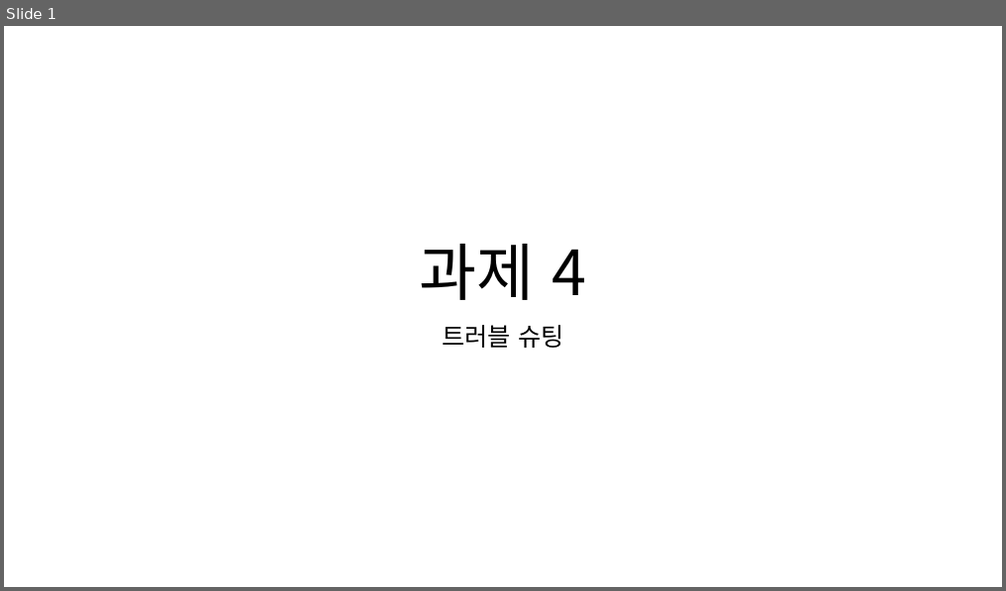
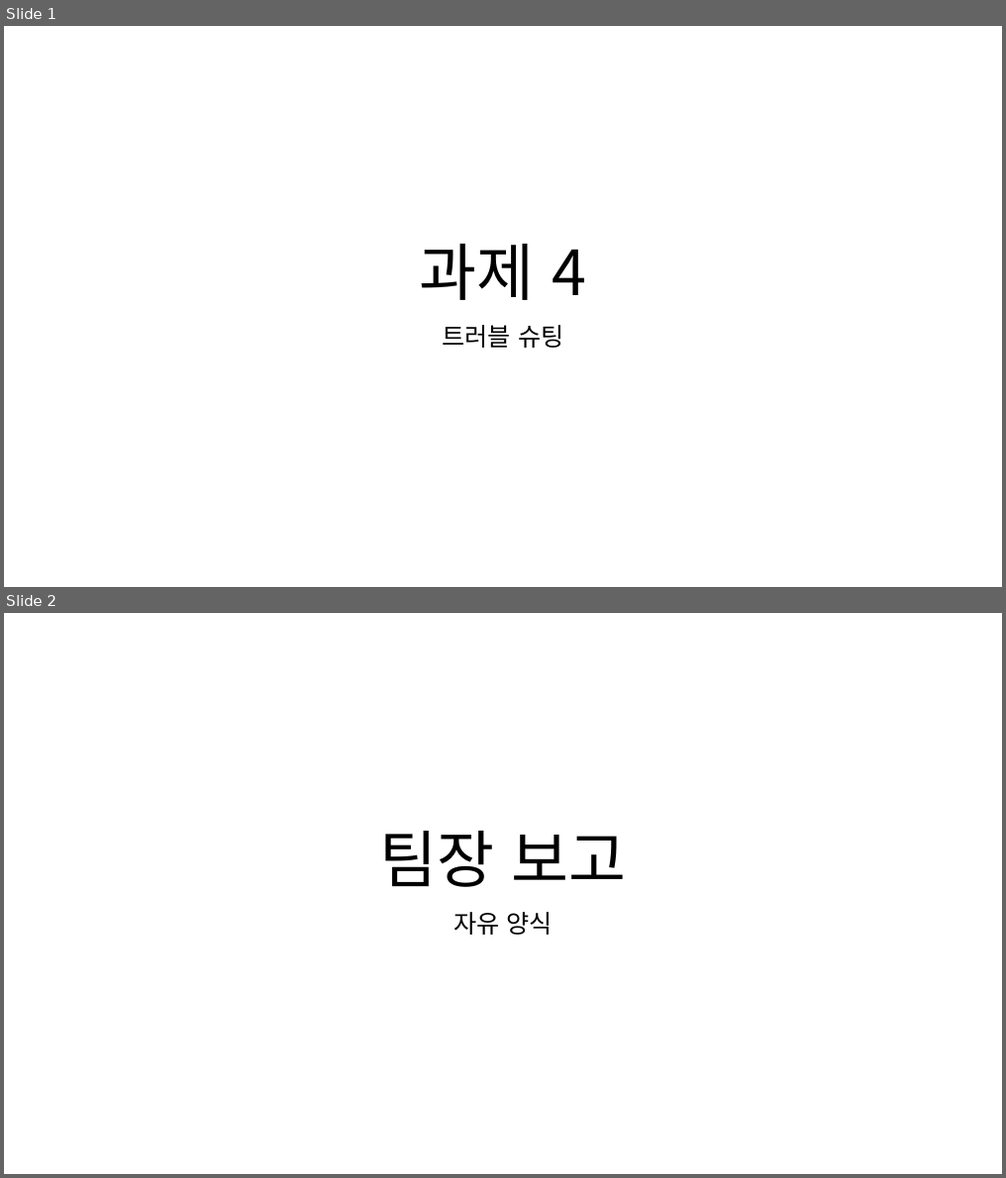
Before and after one commit to mong-head/commento_boot_camp_DBA, a slide deck: 과제4/과제 4.pptx. Shown one above the other, each under a label of ours: slide 1 before the commit, slides 1 and 2 after it. The pictures are 1006x591 and 1006x1178 pixels, drawn with LibreOffice and Linux fonts; fonts in the diff are those of the drawing. Boxes give left, top, right and bottom in pixels: in the first picture for what was removed or moved away, otherwise in the second. Text is boxed around its words. In the diff, an @@ line names an element or a change of style, - is before the commit and + after.

```diff
--- a/과제4/과제 4.pptx
+++ b/과제4/과제 4.pptx
@@ slide 2 added at (4, 613, 1002, 1174), background #FFFFFF @@
@@ title added at (379, 831, 627, 887), 60 pt, text #000000 @@
+팀장 보고
@@ subtitle added at (453, 912, 551, 935), 24 pt, text #000000 @@
+자유 양식
```
Also in this commit, not shown: 4 slides changed, 6 other slides added, 1 slide removed.
